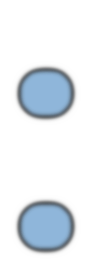
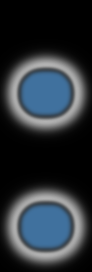
Layers edited between the first and the second 92x272 image:
showed "Layer 2" over [0, 0, 92, 272]